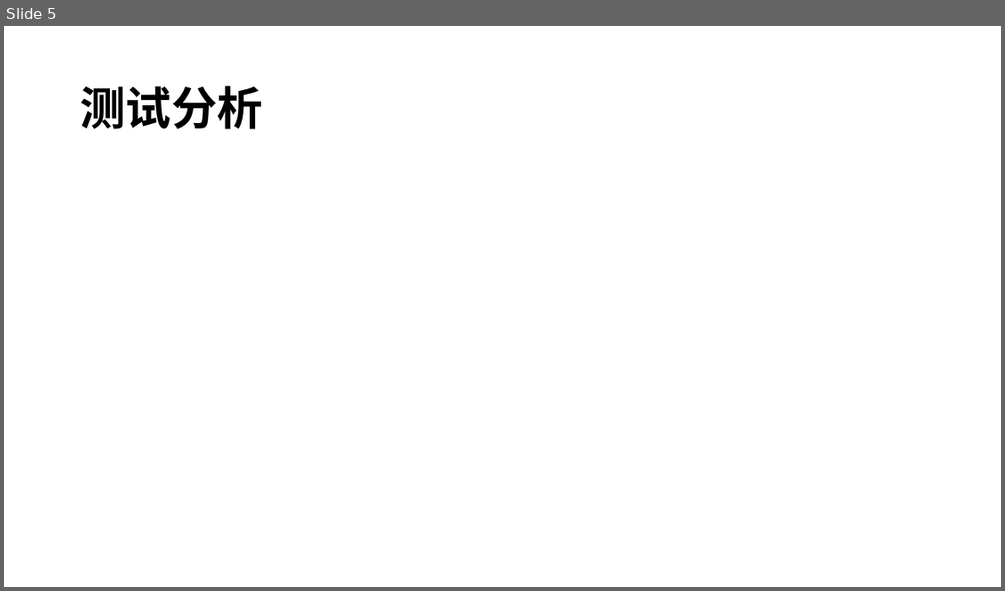
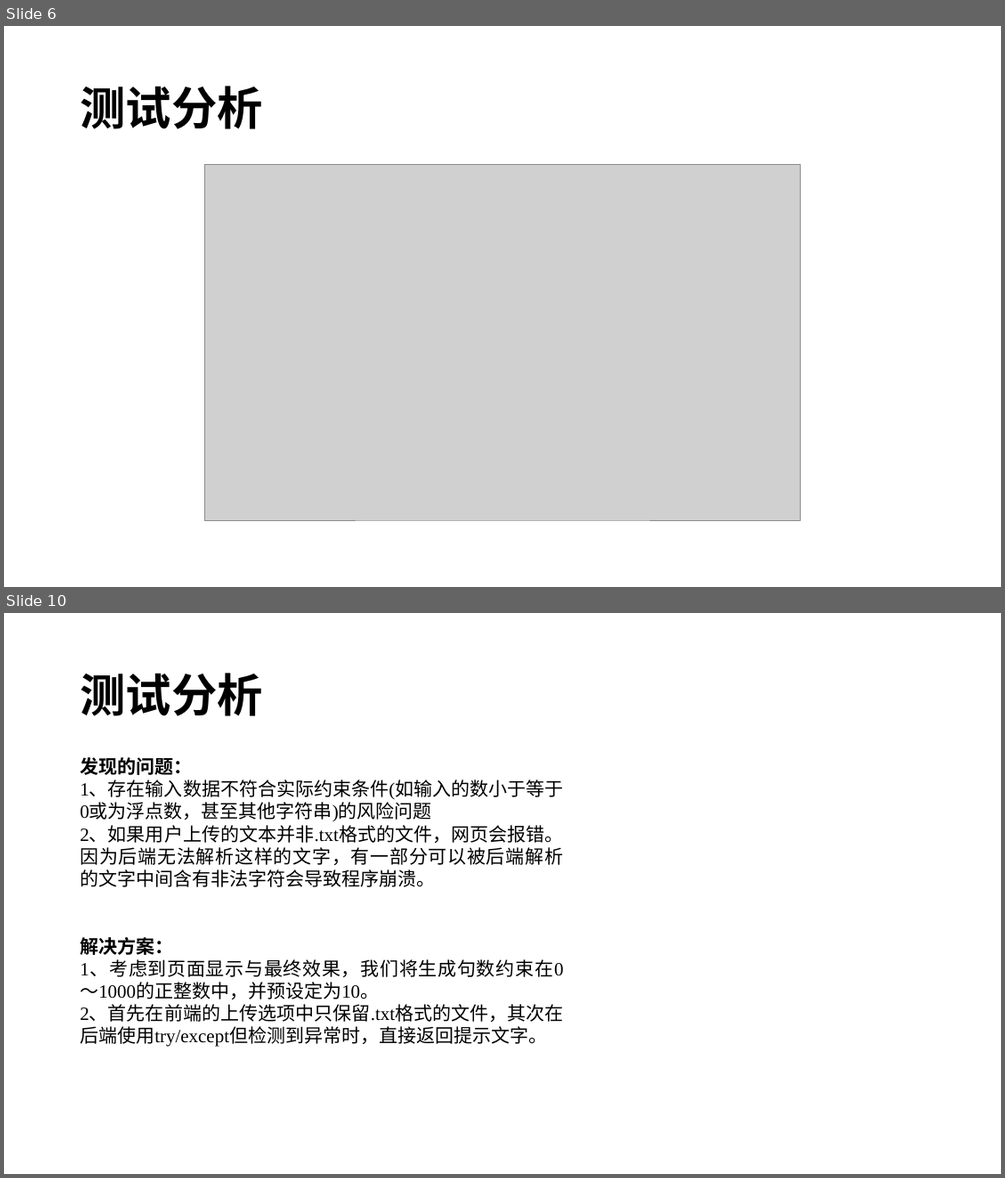
Before and after one commit to Dysprosium0626/Markov_bot, a slide deck: pre.pptx. Shown one above the other, each under a label of ours: slide 5 before the commit, slides 6 and 10 after it; the slides between them are not shown. The pictures are 1005x591 and 1005x1178 pixels, drawn with LibreOffice and Linux fonts; fonts in the diff are those of the drawing; grey boxes stand for pictures. Boxes give left, top, right and bottom in pixels: in the first picture for what was removed or moved away, otherwise in the second. Text is boxed around its words. In the diff, an @@ line names an element or a change of style, - is before the commit and + after.

```diff
--- a/pre.pptx
+++ b/pre.pptx
@@ slide 10 added at (4, 613, 1001, 1174), background #FFFFFF @@
@@ title added at (80, 673, 262, 716), 44 pt, text #000000, bold @@
+测试分析
@@ text added at (80, 757, 563, 1046), 18 pt, text #000000 @@
+发现的问题：
+1、存在输入数据不符合实际约束条件(如输入的数小于等于0或为浮点数，甚至其他字符串)的风险问题
+2、如果用户上传的文本并非.txt格式的文件，网页会报错。因为后端无法解析这样的文字，有一部分可以被后端解析的文字中间含有非法字符会导致程序崩溃。
+解决方案：
+1、考虑到页面显示与最终效果，我们将生成句数约束在0～1000的正整数中，并预设定为10。
+2、首先在前端的上传选项中只保留.txt格式的文件，其次在后端使用try/except但检测到异常时，直接返回提示文字。
@@ what was slide 5 is now slide 6 @@
@@ slide 6 changed as well @@
@@ picture added at (204, 164, 801, 520) @@
```
Also in this commit, not shown: 5 other slides changed, 4 other slides added, 1 slide removed, 11 other files.
